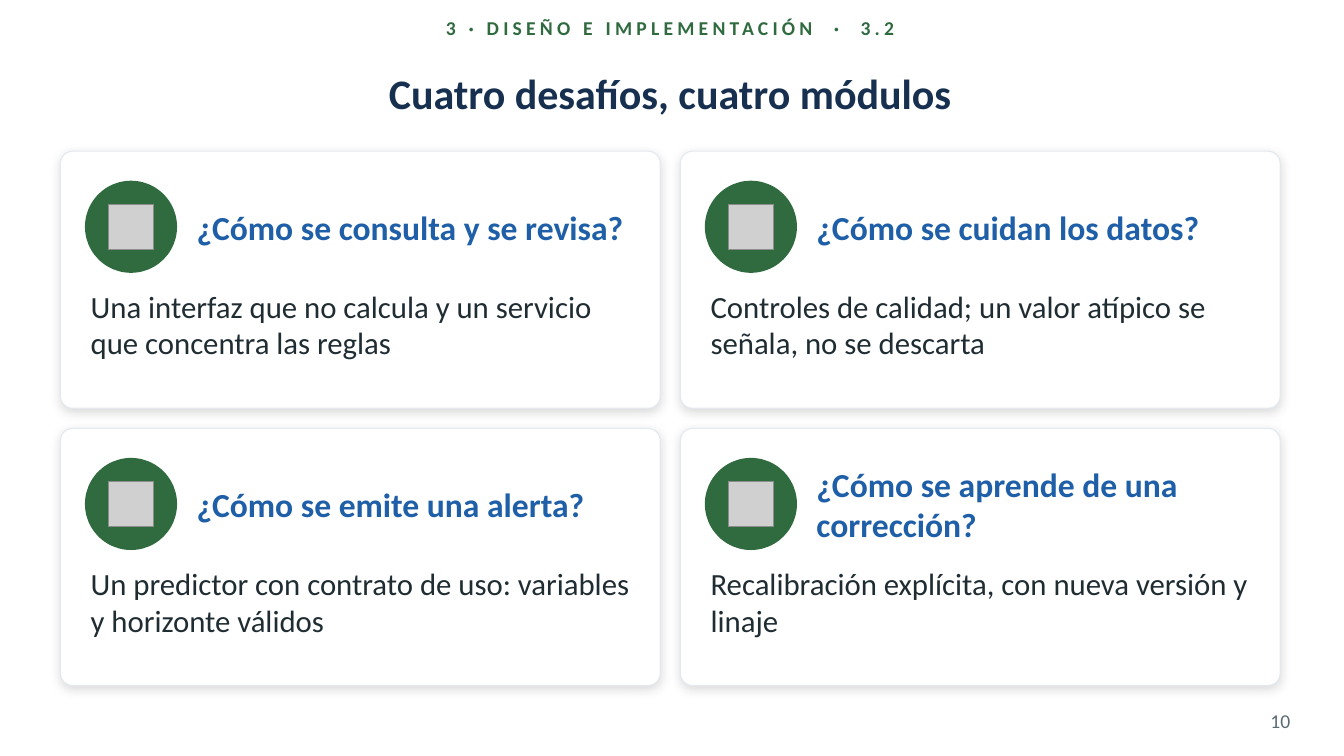
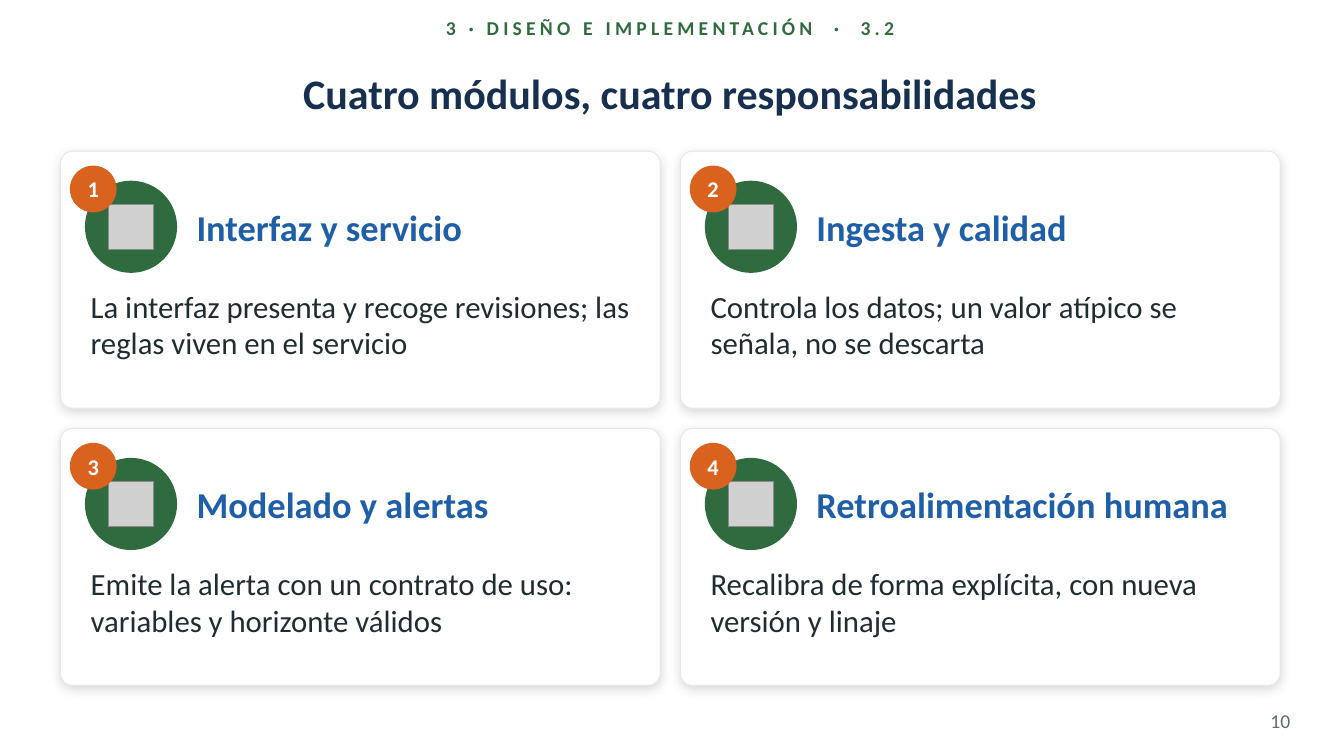
Before and after one commit to gusjrivas/AAI_Hydric_Stress, a slide deck: slide 10 of presentacion/Defensa_Rivas_v5.pptx. Drawn at 1344x756 pixels with LibreOffice and Linux fonts; fonts in the diff are those of the drawing; grey boxes stand for pictures; background and template pictures are left out. Boxes give left, top, right and bottom in pixels: in the first picture for what was removed or moved away, otherwise in the second. Text is boxed around its words. In the diff, an @@ line names an element or a change of style, - is before the commit and + after.

```diff
--- a/presentacion/Defensa_Rivas_v5.pptx
+++ b/presentacion/Defensa_Rivas_v5.pptx
@@ title at (x1=303, y1=79, x2=1036, y2=116): text changed @@
-Cuatro desafíos, cuatro módulos
+Cuatro módulos, cuatro responsabilidades
@@ ellipse added at (x1=71, y1=166, x2=116, y2=212), fill #D9631E, outline #D9631E 1 pt @@
@@ ellipse added at (x1=691, y1=166, x2=736, y2=212), fill #D9631E, outline #D9631E 1 pt @@
@@ text added at (x1=88, y1=182, x2=99, y2=197), 16 pt, text #FFFFFF, bold @@
+1
@@ text added at (x1=707, y1=182, x2=718, y2=197), 16 pt, text #FFFFFF, bold @@
+2
@@ text at (x1=197, y1=215, x2=462, y2=247): text changed; size 24 to 26 pt @@
-¿Cómo se consulta y se revisa?
+Interfaz y servicio
@@ text at (x1=816, y1=215, x2=1067, y2=247): text changed; size 24 to 26 pt @@
-¿Cómo se cuidan los datos?
+Ingesta y calidad
@@ text at (x1=91, y1=296, x2=629, y2=360): text changed @@
-Una interfaz que no calcula y un servicio que concentra las reglas
+La interfaz presenta y recoge revisiones; las reglas viven en el servicio
@@ text at (x1=711, y1=296, x2=1177, y2=358): text changed @@
-Controles de calidad; un valor atípico se señala, no se descarta
+Controla los datos; un valor atípico se señala, no se descarta
@@ ellipse added at (x1=71, y1=444, x2=116, y2=489), fill #D9631E, outline #D9631E 1 pt @@
@@ ellipse added at (x1=691, y1=444, x2=736, y2=489), fill #D9631E, outline #D9631E 1 pt @@
@@ text added at (x1=88, y1=460, x2=99, y2=475), 16 pt, text #FFFFFF, bold @@
+3
@@ text added at (x1=707, y1=460, x2=718, y2=475), 16 pt, text #FFFFFF, bold @@
+4
@@ text at (x1=197, y1=492, x2=488, y2=524): text changed; size 24 to 26 pt @@
-¿Cómo se emite una alerta?
+Modelado y alertas
@@ text at (x1=816, y1=492, x2=1228, y2=519): text changed; size 24 to 26 pt @@
-¿Cómo se aprende de una corrección?
+Retroalimentación humana
@@ text at (x1=91, y1=573, x2=573, y2=637): text changed @@
-Un predictor con contrato de uso: variables y horizonte válidos
+Emite la alerta con un contrato de uso: variables y horizonte válidos
@@ text at (x1=711, y1=573, x2=1197, y2=638): text changed @@
-Recalibración explícita, con nueva versión y linaje
+Recalibra de forma explícita, con nueva versión y linaje
```
Also in this commit, not shown: 7 other slides changed, 2 other files.
